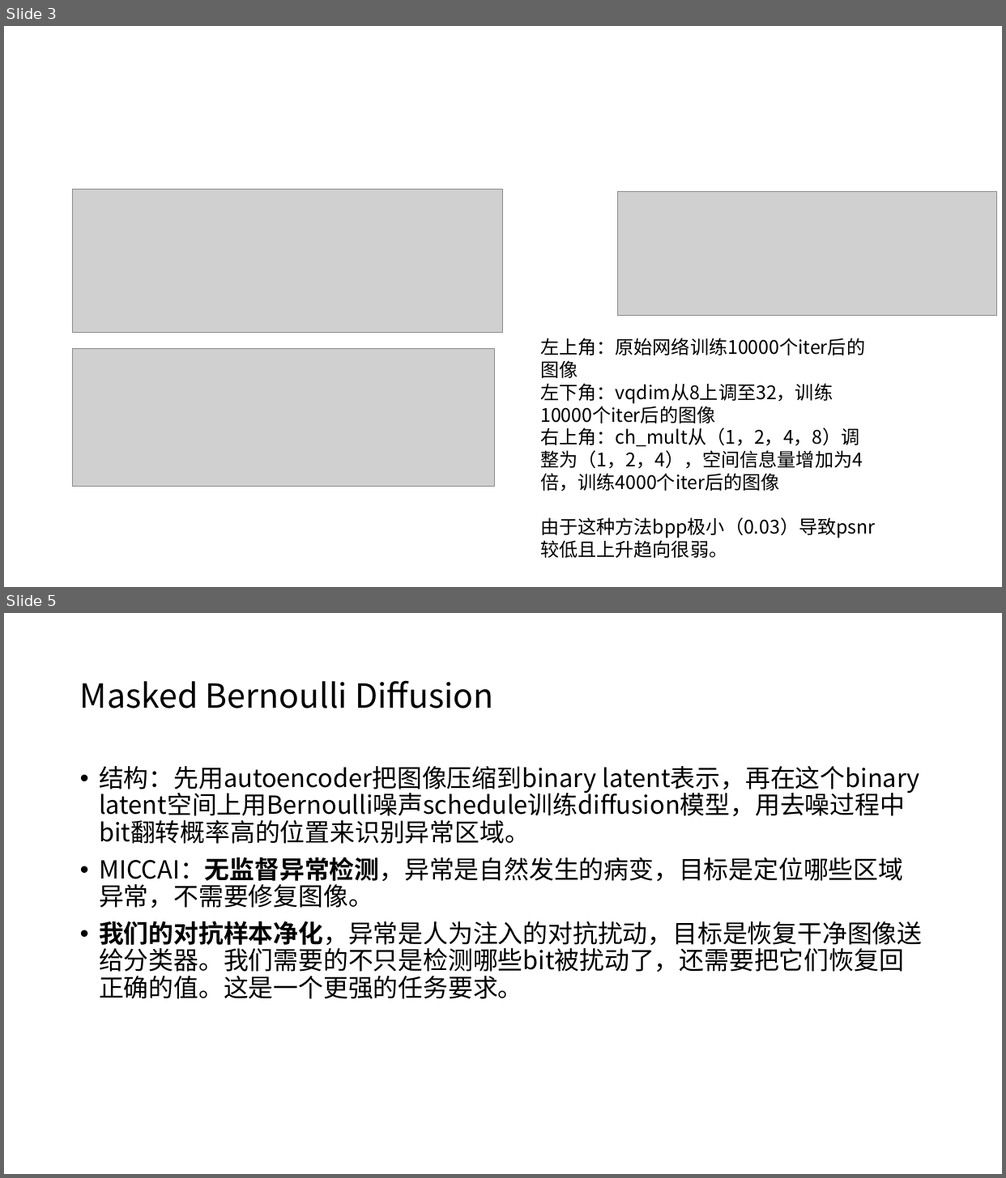
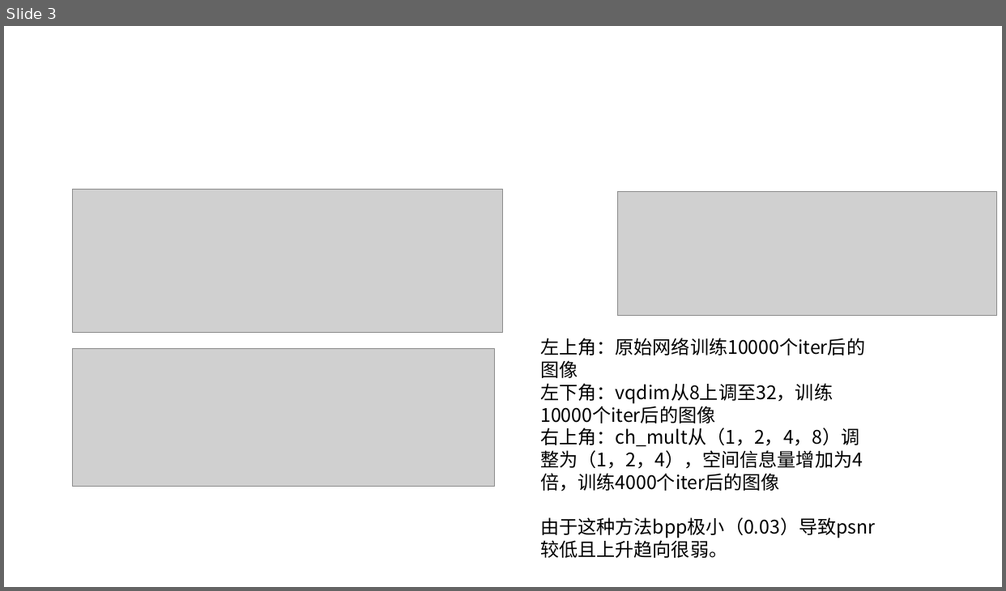
Before and after one commit to lulutianyi/CRIS, a slide deck: CRIS_week15.pptx. Shown one above the other, each under a label of ours: slides 3 and 5 before the commit, slide 3 after it; the slides between them are not shown. The pictures are 1006x1178 and 1006x591 pixels, drawn with LibreOffice and Linux fonts; fonts in the diff are those of the drawing; grey boxes stand for pictures. Boxes give left, top, right and bottom in pixels: in the first picture for what was removed or moved away, otherwise in the second. Text is boxed around its words. In the diff, an @@ line names an element or a change of style, - is before the commit and + after.

```diff
--- a/CRIS_week15.pptx
+++ b/CRIS_week15.pptx
@@ slide 5 removed at [4,613,1002,1174], background #FFFFFF @@
@@ title removed at [80,680,493,709] @@
-Masked Bernoulli Diffusion
@@ text removed at [99,766,922,999] @@
-• 结构：先用autoencoder把图像压缩到binary latent表示，再在这个binary latent空间上用Bernoulli噪声schedule训练diffusion模型，用去噪过程中bit翻转概率高的位置来识别异常区域。
-• MICCAI：无监督异常检测，异常是自然发生的病变，目标是定位哪些区域异常，不需要修复图像。
-• 我们的对抗样本净化，异常是人为注入的对抗扰动，目标是恢复干净图像送给分类器。我们需要的不只是检测哪些bit被扰动了，还需要把它们恢复回正确的值。这是一个更强的任务要求。
```
Also in this commit, not shown: 2 slides added, 2 other slides removed, 5 other files.
